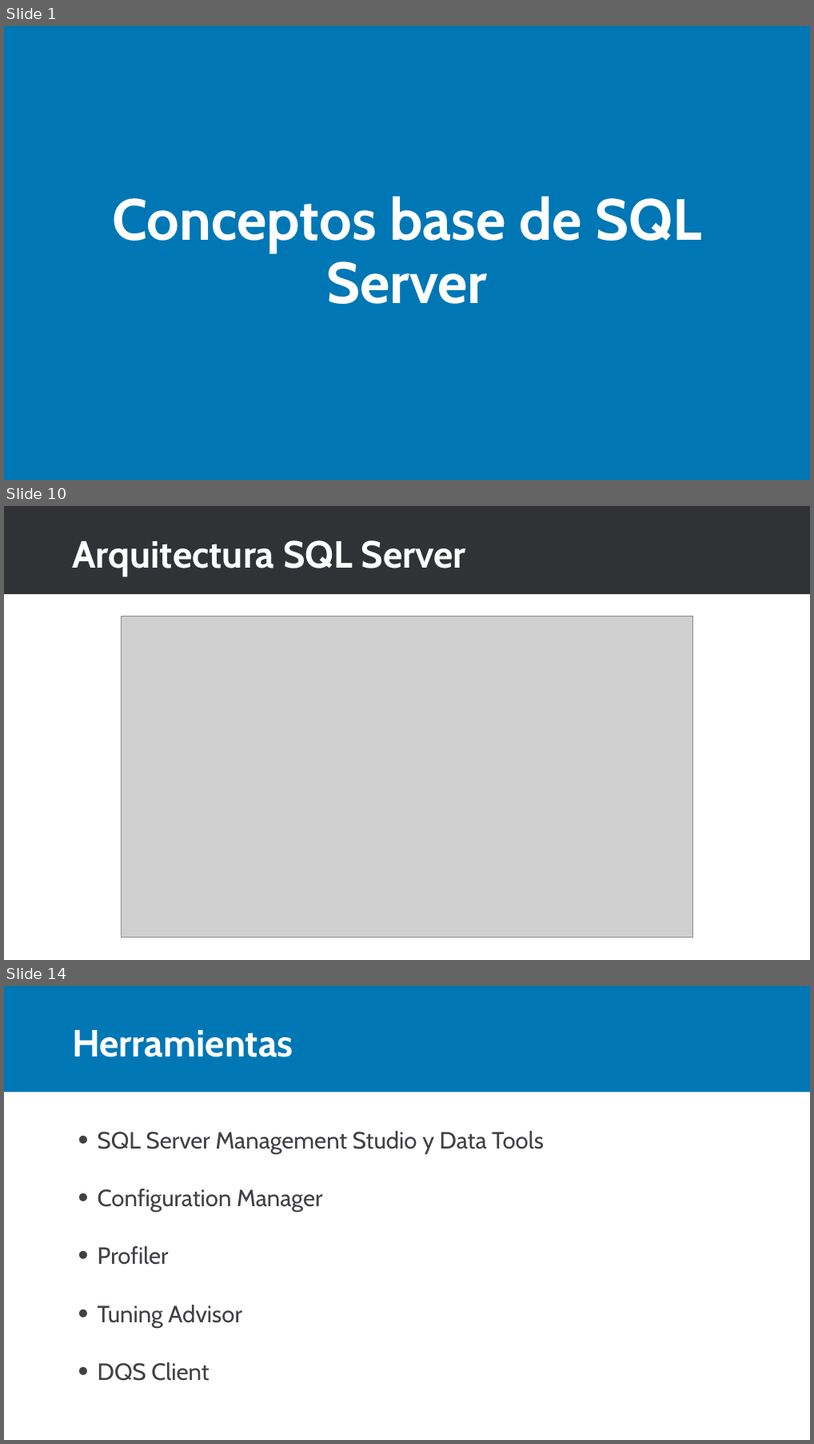
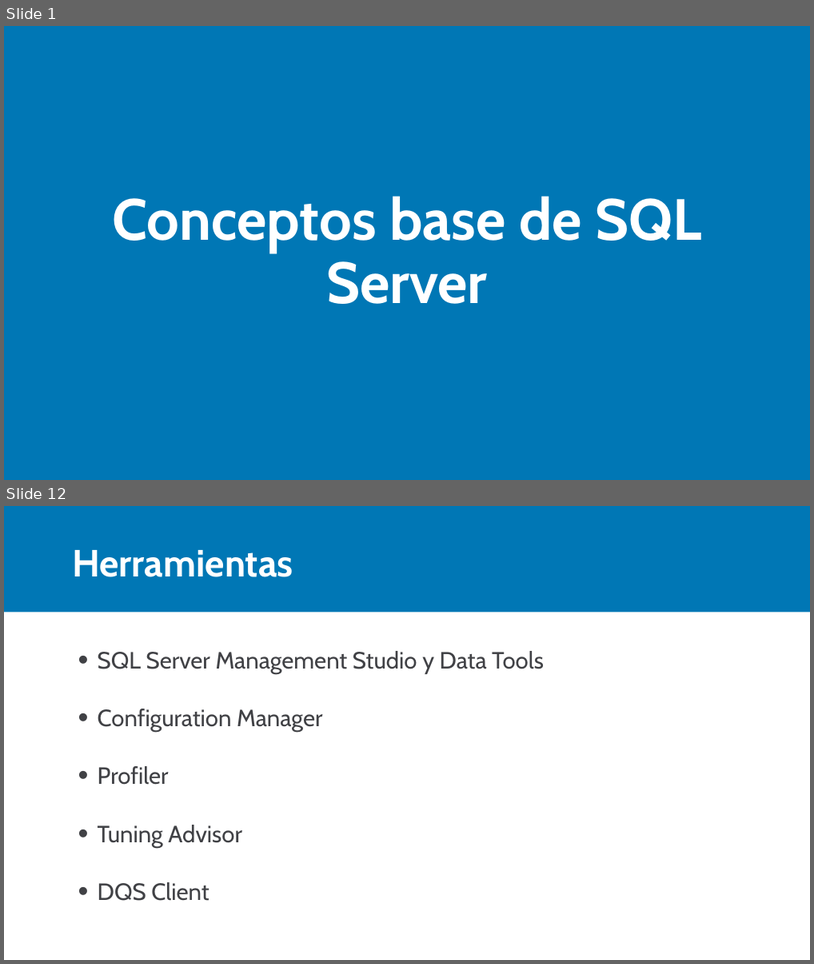
Before and after one commit to Camilo193/SQL, a slide deck: 01_Uso de objetos Nativos/01_Conociendo a SQL Server/Conceptos base.pptx. Shown one above the other, each under a label of ours: slides 1, 10 and 14 before the commit, slides 1 and 12 after it; the slides between them are not shown. The pictures are 814x1444 and 814x964 pixels, drawn with LibreOffice and Linux fonts; fonts in the diff are those of the drawing; grey boxes stand for pictures. Boxes give left, top, right and bottom in pixels: in the first picture for what was removed or moved away, otherwise in the second. Text is boxed around its words. In the diff, an @@ line names an element or a change of style, - is before the commit and + after.

```diff
--- a/01_Uso de objetos Nativos/01_Conociendo a SQL Server/Conceptos base.pptx
+++ b/01_Uso de objetos Nativos/01_Conociendo a SQL Server/Conceptos base.pptx
@@ slide 10 removed at [4, 506, 810, 960], background #FFFFFF @@
@@ rectangle removed at [4, 506, 810, 594] @@
@@ title removed at [72, 540, 466, 576] @@
-Arquitectura SQL Server
@@ picture removed at [122, 616, 694, 936] @@
@@ what was slide 14 is now slide 12 @@
```
Also in this commit, not shown: 3 slides changed, 7 slides added, 8 other slides removed.
